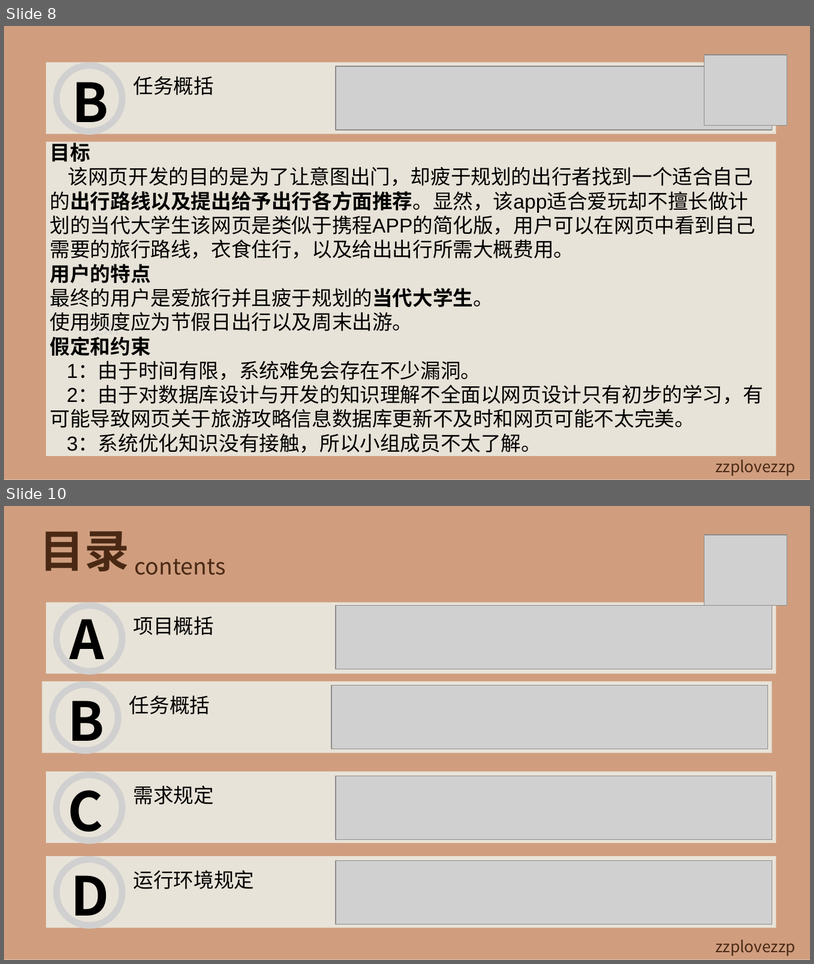
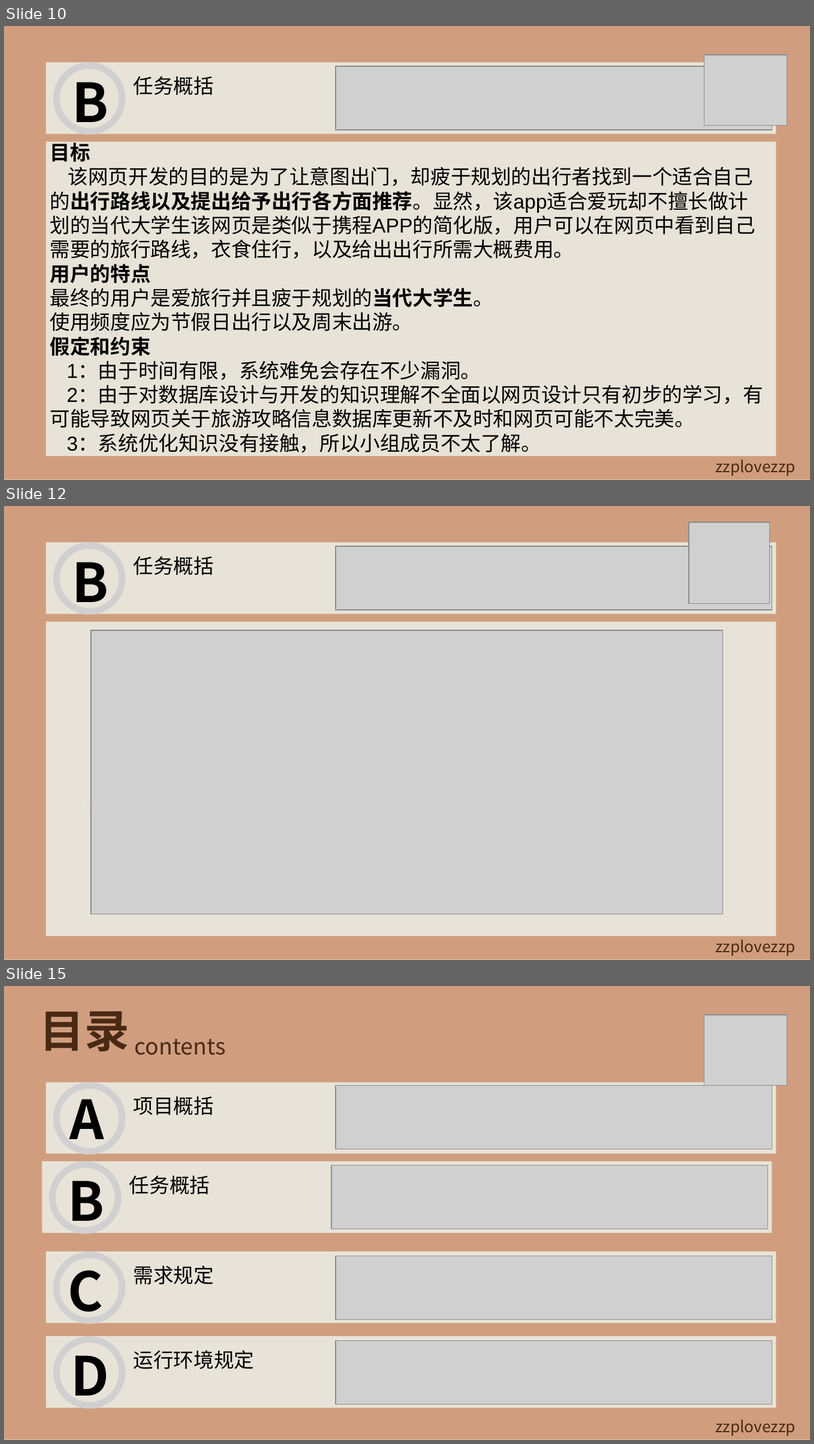
Before and after one commit to LEMONccccc/software, a slide deck: 需求说明书.ppt. Shown one above the other, each under a label of ours: slides 8 and 10 before the commit, slides 10, 12 and 15 after it; the slides between them are not shown. The pictures are 814x964 and 814x1444 pixels, drawn with LibreOffice and Linux fonts; fonts in the diff are those of the drawing; grey boxes stand for pictures; background and template pictures are left out. Boxes give left, top, right and bottom in pixels: in the first picture for what was removed or moved away, otherwise in the second. Text is boxed around its words. In the diff, an @@ line names an element or a change of style, - is before the commit and + after.

```diff
--- a/需求说明书.ppt
+++ b/需求说明书.ppt
@@ slide 12 added at (4,506,810,960), background picture (left out); not listed: 2 template elements that a slide beside it also shows @@
@@ picture added at (689,522,770,604) @@
@@ group added at (46,542,777,615): 2 texts, 2 pictures, 1 rectangle @@
+任务概括
+B
@@ rectangle added at (46,621,777,936), fill #E8E3D8 @@
@@ picture added at (91,630,723,914) @@
@@ text added at (86,799,122,819), 16 pt, text #D8D8D8 @@
+TEXT
@@ what was slide 8 is now slide 10 @@
@@ what was slide 10 is now slide 15 @@
```
Also in this commit, not shown: 2 slides changed, 5 other slides added.
